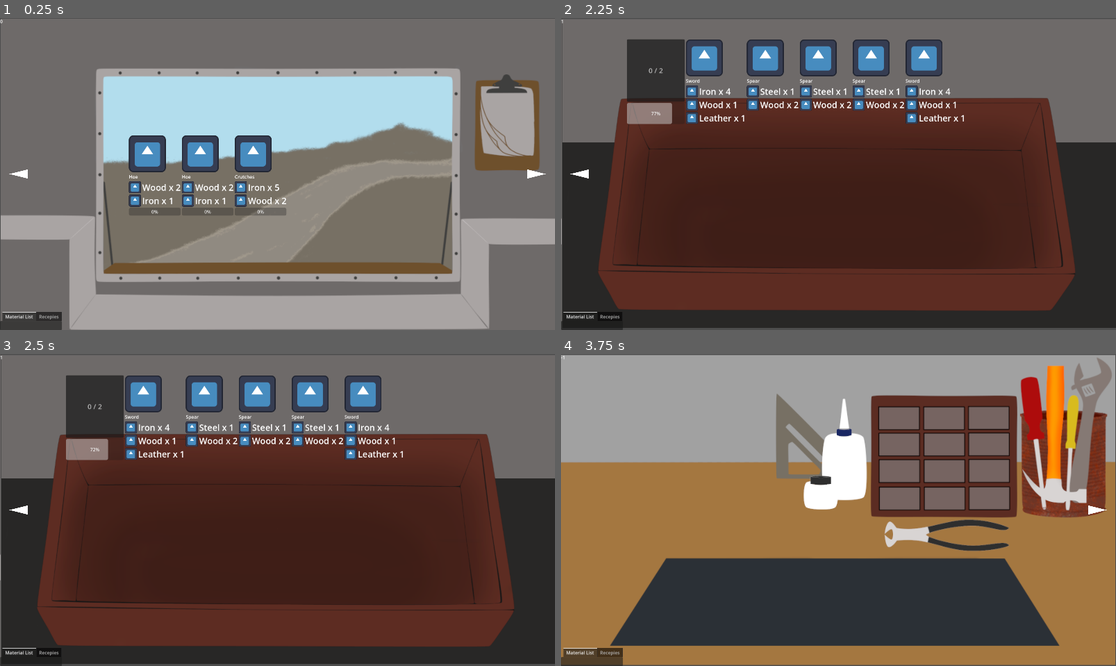
Above: before the commit, frames 1-4 (two rows, left to right).
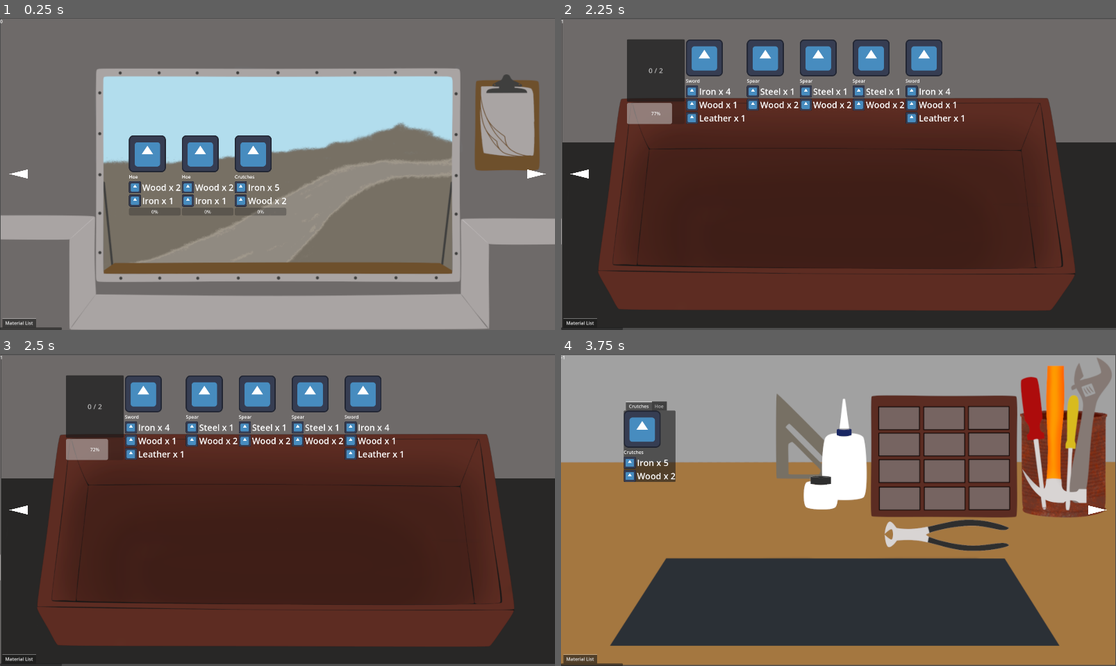
Above: after the commit, the same moments.

Repository: skeeeth/CAVE-GMTK-JAM-23
Game: Godot game, scene res://world.tscn
Same seed, same stepped clock (60 frames per second), same inputs: the game is played once before the commit and once after it. The engine's default icon, where the game draws it, is replaced by a stand-in: a white triangle on a blue panel in a dark square.
Inputs (mouse positions are in pixels of both pictures, inside the frame that each line leads up to):
- Up to frame 1 (0.25 s): no input
- Up to frame 2 (2.25 s): click (577, 174) at 0.5 s; click (1099, 174) at 1.25 s; click (1099, 174) at 2 s
- Up to frame 3 (2.5 s): no input
- Up to frame 4 (3.75 s): click (577, 510) at 2.75 s; click (577, 510) at 3.5 s

The runs differ from the first frame. In frame 1, 0.4% of the frame differs, in the area x 0-12%, y 94-100%; in frame 2, 0.1%; in frame 3, 0.1%; in frame 4, 2.8%, in the area x 0-21%, y 15-100%.

Commit message:
CRAFTING!!!!

Diff:
--- a/Src/AutoLoads/Components.gd
+++ b/Src/AutoLoads/Components.gd
@@ -1,6 +1,7 @@
 extends Node
 signal new_material_obtained(material)
-signal inventory_updated
+signal inventory_updated(inventory)
+enum inventories{C,I}
 var inventory_C:Dictionary = {
 }
 var inventory_I:Dictionary = {
@@ -12,6 +13,19 @@
 # Called every frame. 'delta' is the elapsed time since the previous frame.
 #func _process(delta):
 #	pass
+func add(inventory,key,count):
+	var dict
+	match inventory:
+		inventories.C:
+			dict = inventory_C
+		inventories.I:
+			dict = inventory_I
+	if dict.has(key):
+		dict[key] += count;
+		emit_signal("inventory_updated",inventory)
+	else:
+		dict[key] = count;
+		emit_signal("new_material_obtained",key,inventory)
 
 func get_icon(type):
 	match type:
--- a/Src/BottomTabs/Material Inventory/Material Inventory.gd
+++ b/Src/BottomTabs/Material Inventory/Material Inventory.gd
@@ -12,13 +12,17 @@
 func _process(_delta):
 	pass
 
-func on_new_material_obtained(mat):
+func on_new_material_obtained(mat,inventory):
+	if inventory != Components.inventories.C:
+		return
 	var newIcon = componentIconScene.instantiate()
 	newIcon.type = mat;
 	newIcon.value = Components.inventory_C[mat]
 
 	add_child(newIcon);
 
-func on_inventory_updated():
+func on_inventory_updated(inventory):
+	if inventory != Components.inventories.C:
+		return
 	for item in get_children():
 		item.value = Components.inventory_C[item.type]
--- a/Src/BottomTabs/Recepies.gd
+++ b/Src/BottomTabs/Recepies.gd
@@ -6,6 +6,7 @@
 	for item in Items.order:
 		if item != "Sample":
 			add_Item(item)
+	child_selected.connect(on_child_selected)
 	pass # Replace with function body.
 
 
@@ -15,3 +16,6 @@
 
 func reroll(rolls):
 	pass
+
+func on_child_selected(item:Item):
+	item.build()
--- a/Src/BottomTabs/bottom_tabs.tscn
+++ b/Src/BottomTabs/bottom_tabs.tscn
@@ -1,8 +1,7 @@
-[gd_scene load_steps=4 format=3 uid="uid://d1qsdgjo2qx1"]
+[gd_scene load_steps=3 format=3 uid="uid://d1qsdgjo2qx1"]
 
 [ext_resource type="Script" path="res://Src/BottomTabs/Material Inventory/Material Inventory.gd" id="1_hmsug"]
 [ext_resource type="Script" path="res://Src/BottomTabs/bottom_tabs.gd" id="1_vgtvl"]
-[ext_resource type="Script" path="res://Src/BottomTabs/Recepies.gd" id="3_qpbxa"]
 
 [node name="BottomTabs" type="TabContainer"]
 offset_right = 40.0
@@ -15,11 +14,4 @@
 layout_mode = 2
 script = ExtResource("1_hmsug")
 
-[node name="Recepies" type="TabContainer" parent="."]
-visible = false
-layout_mode = 2
-script = ExtResource("3_qpbxa")
-itemBehavior = 1
-rolls = -1
-
 [connection signal="tab_selected" from="." to="." method="_on_tab_selected"]
--- a/Src/Item/Item.gd
+++ b/Src/Item/Item.gd
@@ -28,33 +28,34 @@
 
 func dissassemble():
 	for item in components:
-		if Components.inventory_C.has(item):
-			Components.inventory_C[item] += components[item];
-			Components.emit_signal("inventory_updated")
-		else:
-			Components.inventory_C[item] = components[item];
-			Components.emit_signal("new_material_obtained",item)
+		Components.add(Components.inventories.C,item,components[item])
 	queue_free();
 
 func submit():
-	if !Components.inventory_I.has(itemName):
+	if !Components.inventory_C.has(itemName):
 		return;
-	if Components.inventory_I[itemName] > 1:
-		Components.inventory_I[itemName] -=1;
-		emit_signal("order_filled")
-	pass
+	if !Components.inventory_C[itemName] >= 1:
+		return
+	Components.add(Components.inventories.C,itemName,-1);
+	emit_signal("order_filled")
+	queue_free()
 
 func build():
+	print("buildAttempted")
 	var keys = []
 	for key in components:
 		keys.append(key);
 	if !Components.inventory_C.has_all(keys):
+		print("Materials not found")
 		return
 	for mat in components:
 		if Components.inventory_C[mat]<components[mat]:
+			print("Insufficent" + str(mat))
 			return;
 	for mat in components:
-		Components.inventory_C[mat]-=components[mat]
+		Components.add(Components.inventories.C,mat,-components[mat])
+	Components.add(Components.inventories.C,itemName,1)
+	print("BuildSuccess")
 
 func _gui_input(event):
 	if event is InputEventMouseButton:
--- a/Src/Item/ItemList/ItemList.gd
+++ b/Src/Item/ItemList/ItemList.gd
@@ -1,7 +1,7 @@
 extends Container
 class_name ItemQueue
 
-signal child_selected
+signal child_selected(item)
 
 var itemScene = preload("res://Src/Item/Item.tscn")
 var orderTimerScene = preload("res://Src/Order/orderTimer.tscn")
@@ -70,8 +70,8 @@
 	add_child(newItem);
 	return newItem
 
-func on_item_selected(_item):
-	emit_signal("child_selected")
+func on_item_selected(item):
+	emit_signal("child_selected",item)
 	#print(_item)
 	pass
 
--- a/Src/Item/ItemList/ScrapLimiter.gd
+++ b/Src/Item/ItemList/ScrapLimiter.gd
@@ -30,7 +30,7 @@
 	roll_progress.value = timer.time_left/timer.wait_time;
 	pass
 
-func on_item_taken():
+func on_item_taken(_item):
 	taken+=1;
 
 
--- a/Src/Order/OrderList/order_list.gd
+++ b/Src/Order/OrderList/order_list.gd
@@ -9,4 +9,6 @@
 
 # Called every frame. 'delta' is the elapsed time since the previous frame.
 func _process(delta):
+	if get_child_count() < 2:
+		reroll(rolls)
 	pass
--- /dev/null
+++ b/Src/WorkbenchScreen/RecepieList.tscn
@@ -0,0 +1,9 @@
+[gd_scene load_steps=2 format=3 uid="uid://bxpkibshv8ywh"]
+
+[ext_resource type="Script" path="res://Src/BottomTabs/Recepies.gd" id="1_wpfxu"]
+
+[node name="Recepies" type="TabContainer"]
+visible = false
+script = ExtResource("1_wpfxu")
+itemBehavior = 1
+rolls = -1
--- a/world.tscn
+++ b/world.tscn
@@ -1,9 +1,10 @@
-[gd_scene load_steps=10 format=3 uid="uid://2xj8cdkgte04"]
+[gd_scene load_steps=11 format=3 uid="uid://2xj8cdkgte04"]
 
 [ext_resource type="PackedScene" uid="uid://y0tpww234i5c" path="res://Src/Screen/screen.tscn" id="1_64rhy"]
 [ext_resource type="PackedScene" uid="uid://dv34kwfnj4lsj" path="res://Src/NavigationButton/navigation_button.tscn" id="2_lra1a"]
 [ext_resource type="Script" path="res://Src/cam.gd" id="2_up5ea"]
 [ext_resource type="Texture2D" uid="uid://bqsinolk6ogxq" path="res://Assets/Visual/Rooms/WindowDraft1.png" id="4_ay0ms"]
+[ext_resource type="PackedScene" uid="uid://bxpkibshv8ywh" path="res://Src/WorkbenchScreen/RecepieList.tscn" id="4_e1pun"]
 [ext_resource type="PackedScene" uid="uid://popl5xy2tax6" path="res://Src/Order/OrderList/order_list.tscn" id="4_lbe4r"]
 [ext_resource type="PackedScene" uid="uid://ch3mw8sc6gufi" path="res://Src/Item/ItemList/ItemList.tscn" id="4_u3gdx"]
 [ext_resource type="PackedScene" uid="uid://d1qsdgjo2qx1" path="res://Src/BottomTabs/bottom_tabs.tscn" id="5_o31sv"]
@@ -11,6 +12,7 @@
 [ext_resource type="Texture2D" uid="uid://c253f10tpripy" path="res://Assets/Visual/Rooms/Junk.png" id="9_m7xbj"]
 
 [node name="World" type="Node"]
+metadata/_edit_vertical_guides_ = []
 
 [node name="Left" parent="." instance=ExtResource("1_64rhy")]
 position = Vector2(-2880, -540)
@@ -34,6 +36,17 @@
 position = Vector2(957, 540)
 scale = Vector2(2.00731, 2)
 texture = ExtResource("7_dwd8c")
+
+[node name="VBoxContainer" type="VBoxContainer" parent="Left"]
+offset_left = 217.0
+offset_top = 165.0
+offset_right = 257.0
+offset_bottom = 205.0
+
+[node name="Recepies" parent="Left/VBoxContainer" instance=ExtResource("4_e1pun")]
+visible = true
+layout_mode = 2
+itemBehavior = 2
 
 [node name="Center" parent="." instance=ExtResource("1_64rhy")]
 position = Vector2(-960, -540)
